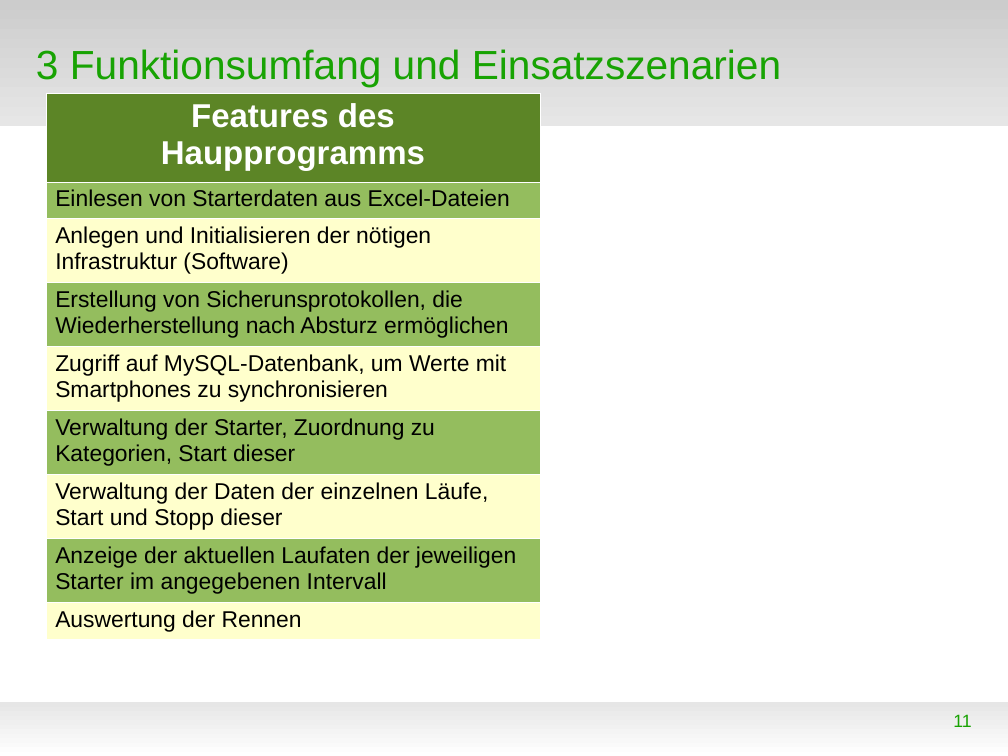
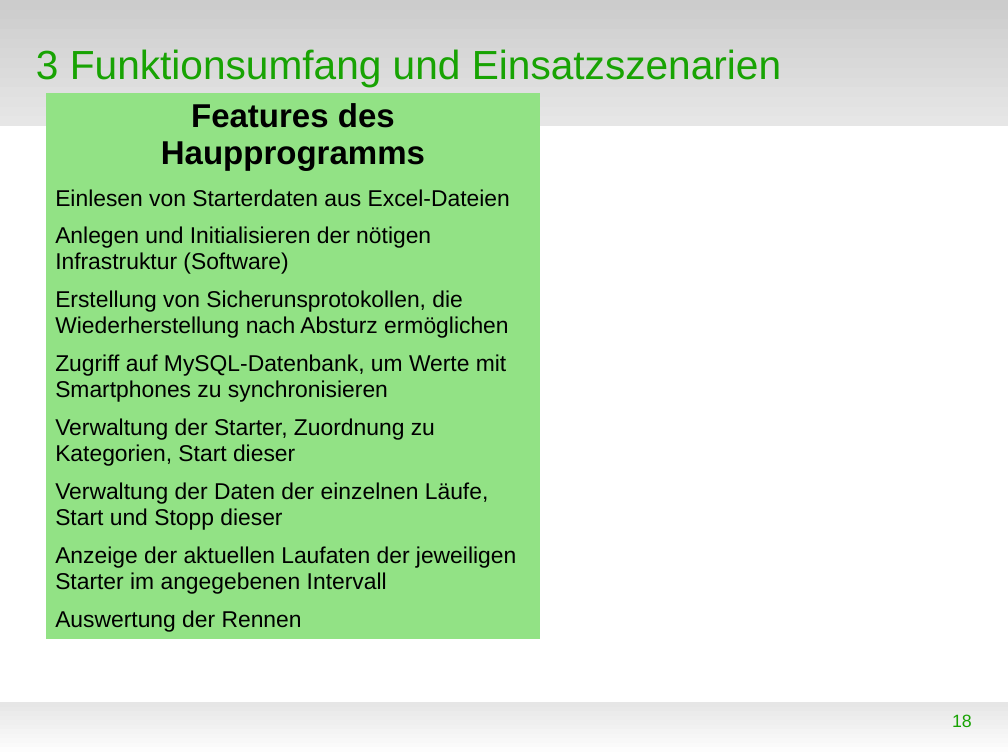
Before and after one commit to WorldofJARcraft/Kanu-s.a.M., a slide deck: slide 18 of Präsentation/Präsentation.odp (slide 11 before the commit). Drawn at 1008x756 pixels with LibreOffice and Linux fonts; fonts in the diff are those of the drawing; background and template pictures are left out. Boxes give left, top, right and bottom in pixels: in the first picture for what was removed or moved away, otherwise in the second. Text is boxed around its words. In the diff, an @@ line names an element or a change of style, - is before the commit and + after.

```diff
--- a/Präsentation/Präsentation.odp
+++ b/Präsentation/Präsentation.odp
@@ table at (47, 93, 541, 636) @@
@@ fill #5C8526 to #92E285 in row 1, column 1 @@
@@ fill #94BD5E to #92E285 in 4 cells @@
@@ fill #FFFFCC to #92E285 in 4 cells @@
@@ text colour #FFFFFF to #000000 in "Features des Haupprogramms" @@
@@ borders changed @@
@@ page number at (952, 714, 972, 727): text changed @@
-11
+18
```
Also in this commit, not shown: 8 other slides changed, 43 slides added, 5 slides removed, 6 other files.
